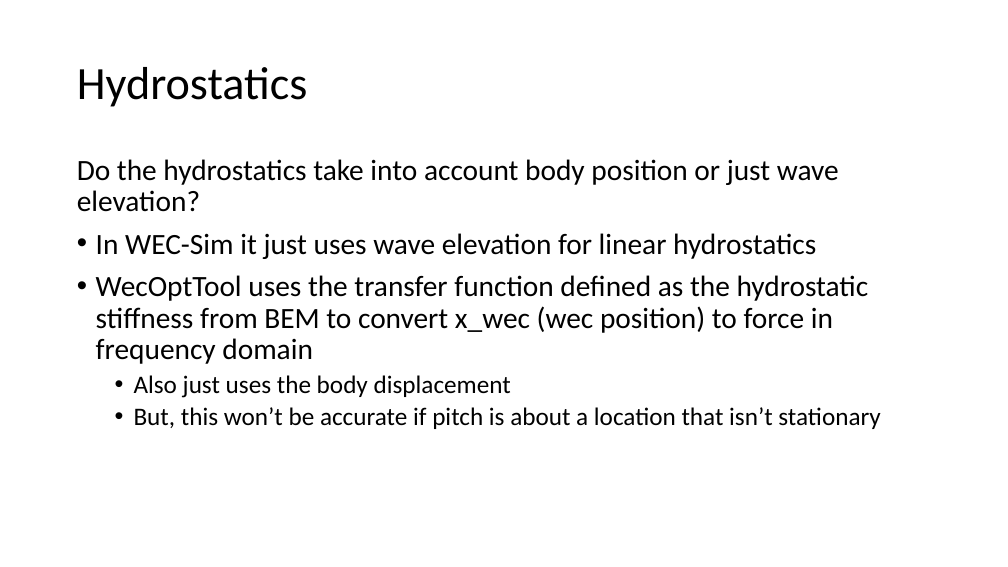
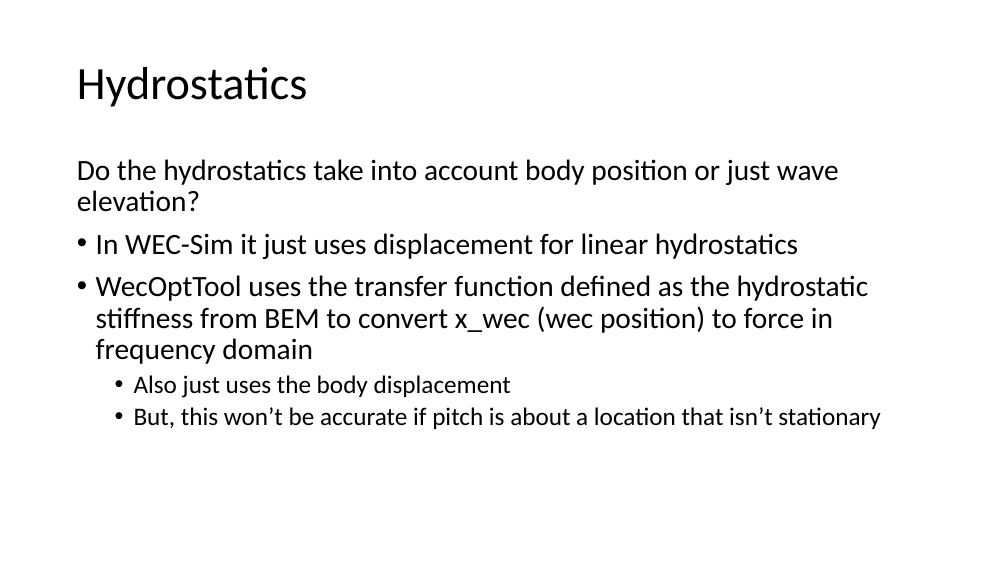
Before and after one commit to jtgrasb/WecOptTool, a slide deck: slide 3 of examples/attenuatorInWOT.pptx. Drawn at 1008x567 pixels with LibreOffice and Linux fonts; fonts in the diff are those of the drawing. Boxes give left, top, right and bottom in pixels: in the first picture for what was removed or moved away, otherwise in the second. Text is boxed around its words. In the diff, an @@ line names an element or a change of style, - is before the commit and + after.

```diff
--- a/examples/attenuatorInWOT.pptx
+++ b/examples/attenuatorInWOT.pptx
@@ text at bbox=[96, 233, 798, 259]: text changed @@
-• In WEC-Sim it just uses wave elevation for linear hydrostatics
+• In WEC-Sim it just uses displacement for linear hydrostatics
```
Also in this commit, not shown: 3 other slides changed, 8 slides added, 1 slide removed, 26 other files.
